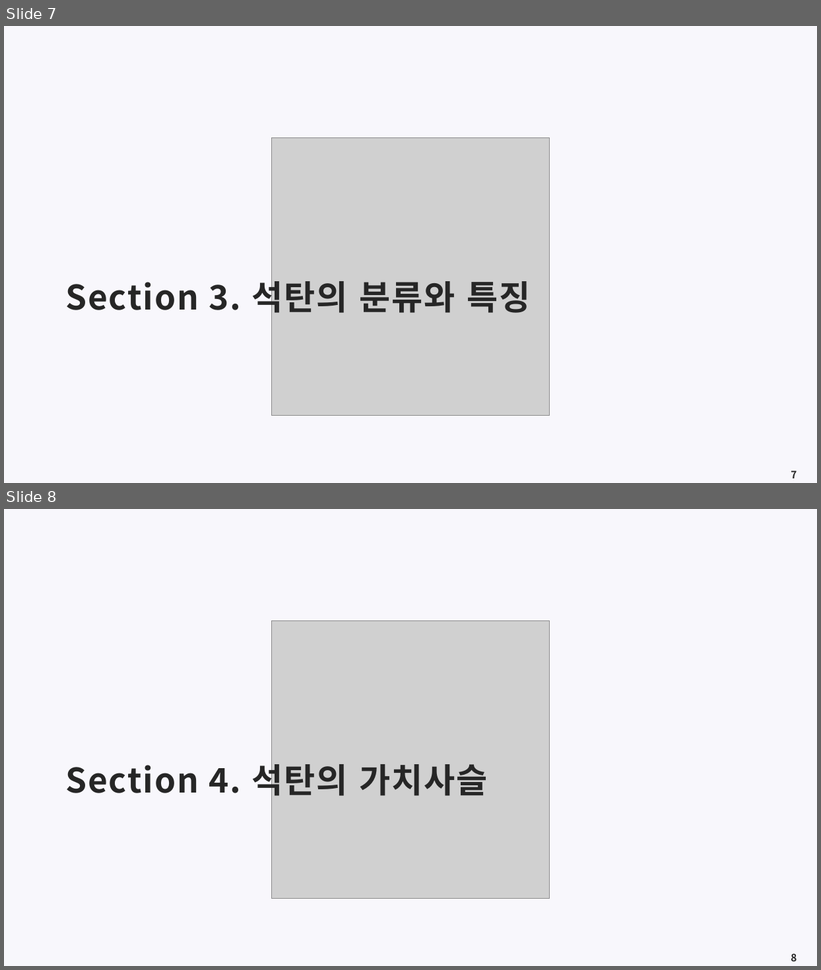
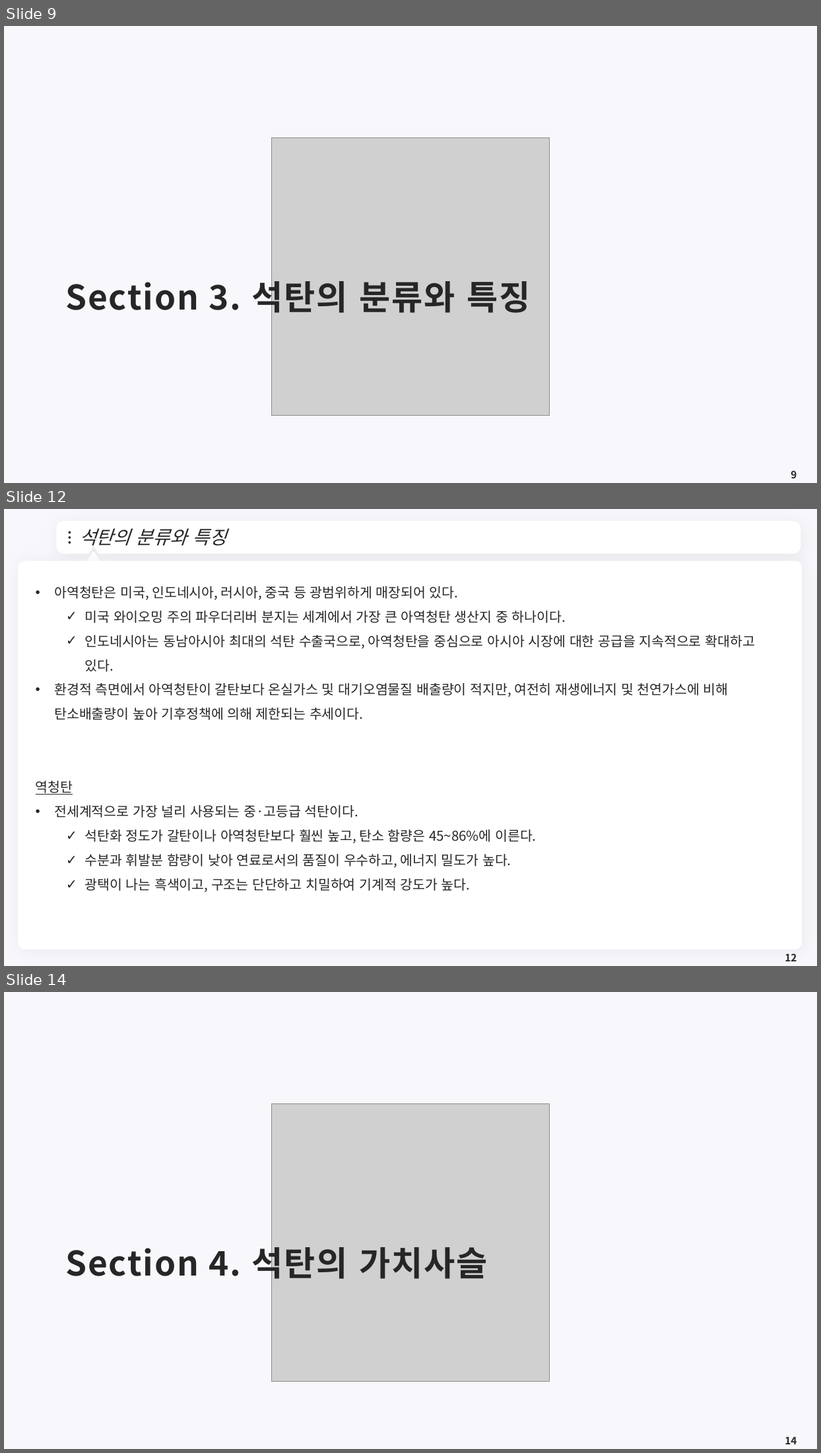
Before and after one commit to meandthey/Teaching, a slide deck: 에너지경제학/자원에너지경제학_Chapter_4 (석탄).pptx. Shown one above the other, each under a label of ours: slides 7 and 8 before the commit, slides 9, 12 and 14 after it; the slides between them are not shown. The pictures are 821x970 and 821x1453 pixels, drawn with LibreOffice and Linux fonts; fonts in the diff are those of the drawing; grey boxes stand for pictures; background and template pictures are left out. Boxes give left, top, right and bottom in pixels: in the first picture for what was removed or moved away, otherwise in the second. Text is boxed around its words. In the diff, an @@ line names an element or a change of style, - is before the commit and + after.

```diff
--- a/에너지경제학/자원에너지경제학_Chapter_4 (석탄).pptx
+++ b/에너지경제학/자원에너지경제학_Chapter_4 (석탄).pptx
@@ slide 12 added at bbox=[4, 509, 817, 966], background #F8F7FC @@
@@ freeform shape added at bbox=[59, 524, 798, 551], fill #FFFFFF, outline #FFFFFF 7.25 pt @@
@@ title added at bbox=[79, 528, 226, 546], 22 pt, text #262626, italic @@
+석탄의 분류와 특징
@@ ellipse added at bbox=[69, 531, 71, 534], fill #262626 @@
@@ ellipse added at bbox=[69, 537, 71, 539], fill #262626 @@
@@ ellipse added at bbox=[69, 541, 71, 544], fill #262626 @@
@@ freeform shape added at bbox=[781, 533, 789, 543], fill #FFFFFF @@
@@ rounded rectangle added at bbox=[18, 561, 803, 950], fill #FFFFFF @@
@@ triangle added at bbox=[86, 553, 100, 566], fill #FFFFFF, outline #FFFFFF 3.75 pt @@
@@ text added at bbox=[36, 586, 755, 892], 16 pt, text #262626 @@
+• 아역청탄은 미국, 인도네시아, 러시아, 중국 등 광범위하게 매장되어 있다.
+  ✓ 미국 와이오밍 주의 파우더리버 분지는 세계에서 가장 큰 아역청탄 생산지 중 하나이다.
+  ✓ 인도네시아는 동남아시아 최대의 석탄 수출국으로, 아역청탄을 중심으로 아시아 시장에 대한 공급을 지속적으로 확대하고 있다.
+• 환경적 측면에서 아역청탄이 갈탄보다 온실가스 및 대기오염물질 배출량이 적지만, 여전히 재생에너지 및 천연가스에 비해 탄소배출량이 높아 기후정책에 의해 제한되는 추세이다.
+역청탄
+• 전세계적으로 가장 널리 사용되는 중·고등급 석탄이다.
+  ✓ 석탄화 정도가 갈탄이나 아역청탄보다 훨씬 높고, 탄소 함량은 45~86%에 이른다.
+  ✓ 수분과 휘발분 함량이 낮아 연료로서의 품질이 우수하고, 에너지 밀도가 높다.
+  ✓ 광택이 나는 흑색이고, 구조는 단단하고 치밀하여 기계적 강도가 높다.
@@ page number added at bbox=[785, 954, 797, 962], 12 pt, text #262626, bold @@
+12
@@ what was slide 7 is now slide 9 @@
@@ page number at bbox=[791, 471, 797, 479]: text changed @@
-7
+9
@@ what was slide 8 is now slide 14 @@
@@ page number at bbox=[785, 1437, 797, 1445]: text changed @@
-8
+14
```
Also in this commit, not shown: 5 other slides added.
